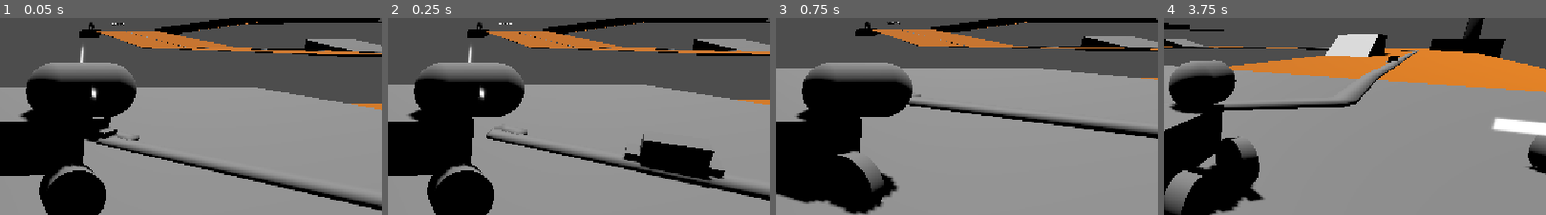
Above: before the commit, frames 1-4 (left to right).
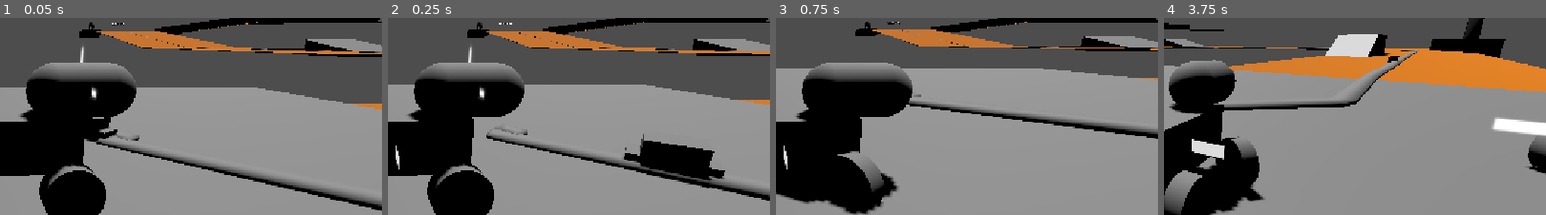
Above: after the commit, the same moments.

Repository: MauroEscalante-Hub/Linea-San-Gnomo
Game: Godot game, scene res://Escenas/grayboxing/grayboxing_escenario1.tscn
The game is run twice, just before and just after one commit, with the same random seed, the same clock (stepped at 60 frames per second) and the same inputs.
Inputs (mouse positions are % of the whole screen's width and height, from its top left):
- Up to frame 1 (0.05 s): no input
- Up to frame 2 (0.25 s): no input
- Up to frame 3 (0.75 s): move the mouse to (72, 40) at 0.52 s; hold D (derecha) from 0.53 s (still down); right-click (72, 40) at 0.6 s
- Up to frame 4 (3.75 s): move the mouse to (30, 51) at 1.27 s; release D (derecha) at 1.28 s; hold A (izquierda) 1.28-2.03 s; tap E (cambiar_de_auto) at 1.35 s; move the mouse to (60, 22) at 2.02 s; hold D (derecha) 2.03-2.78 s; tap Space (daño) at 2.1 s; move the mouse to (45, 67) at 2.77 s; hold W (avanzar) 2.78-3.53 s; click (45, 67) at 2.85 s; move the mouse to (80, 62) at 3.52 s; hold A (izquierda) from 3.53 s (still down); tap S (frenar) at 3.6 s
The pictures show only the part of the screen within x 49-99%, y 20-70%; the shares and areas given below are measured in that part.

Frame 1 is identical in both runs. In frame 2, less than 0.1% of the frame differs, in the area x 2-3%, y 64-78%; in frame 3, less than 0.1%; in frame 4, 0.6%, in the area x 7-16%, y 61-72%.

Commit message:
se añadio una barra de salud

Diff:
--- /dev/null
+++ b/escenas/componentes/vida/barra_de_vida.tscn
@@ -0,0 +1,34 @@
+[gd_scene format=3 uid="uid://cvdaermcfffes"]
+
+[sub_resource type="StyleBoxFlat" id="StyleBoxFlat_u5bk5"]
+bg_color = Color(0.86467505, 0.86467516, 0.864675, 1)
+border_width_left = 2
+border_width_top = 2
+border_width_right = 2
+border_width_bottom = 2
+border_color = Color(0, 0, 0, 1)
+
+[sub_resource type="StyleBoxFlat" id="StyleBoxFlat_kddjp"]
+bg_color = Color(0.3099748, 0.707287, 0, 1)
+border_width_left = 2
+border_width_top = 2
+border_width_right = 2
+border_width_bottom = 2
+border_color = Color(0.082922496, 0.021172512, 6.016344e-09, 1)
+
+[node name="ProgressBar" type="ProgressBar" unique_id=516446245]
+anchors_preset = 8
+anchor_left = 0.5
+anchor_top = 0.5
+anchor_right = 0.5
+anchor_bottom = 0.5
+offset_left = -112.0
+offset_top = -13.5
+offset_right = 112.0
+offset_bottom = 13.5
+grow_horizontal = 2
+grow_vertical = 2
+theme_override_styles/background = SubResource("StyleBoxFlat_u5bk5")
+theme_override_styles/fill = SubResource("StyleBoxFlat_kddjp")
+value = 50.0
+show_percentage = false
--- a/escenas/componentes/vida/vida.tscn
+++ b/escenas/componentes/vida/vida.tscn
@@ -1,6 +1,19 @@
 [gd_scene format=3 uid="uid://pka07c3fe5jd"]
 
 [ext_resource type="Script" uid="uid://c4pg63bg3uuba" path="res://escenas/componentes/vida/vida.gd" id="1_jnlar"]
+[ext_resource type="PackedScene" uid="uid://cvdaermcfffes" path="res://escenas/componentes/vida/barra_de_vida.tscn" id="2_p4oi6"]
+
+[sub_resource type="ViewportTexture" id="ViewportTexture_u5bk5"]
+viewport_path = NodePath("SubViewport")
 
 [node name="Vida" type="Node3D" unique_id=2126800800]
 script = ExtResource("1_jnlar")
+
+[node name="SubViewport" type="SubViewport" parent="." unique_id=2142066692]
+disable_3d = true
+transparent_bg = true
+
+[node name="ProgressBar" parent="SubViewport" unique_id=516446245 instance=ExtResource("2_p4oi6")]
+
+[node name="Sprite3D" type="Sprite3D" parent="." unique_id=1218181686]
+texture = SubResource("ViewportTexture_u5bk5")
